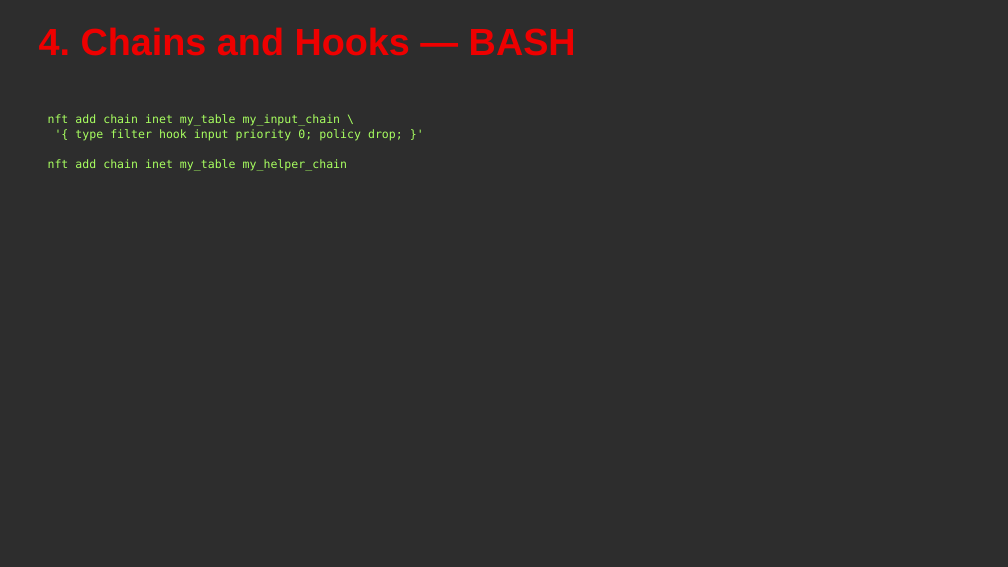
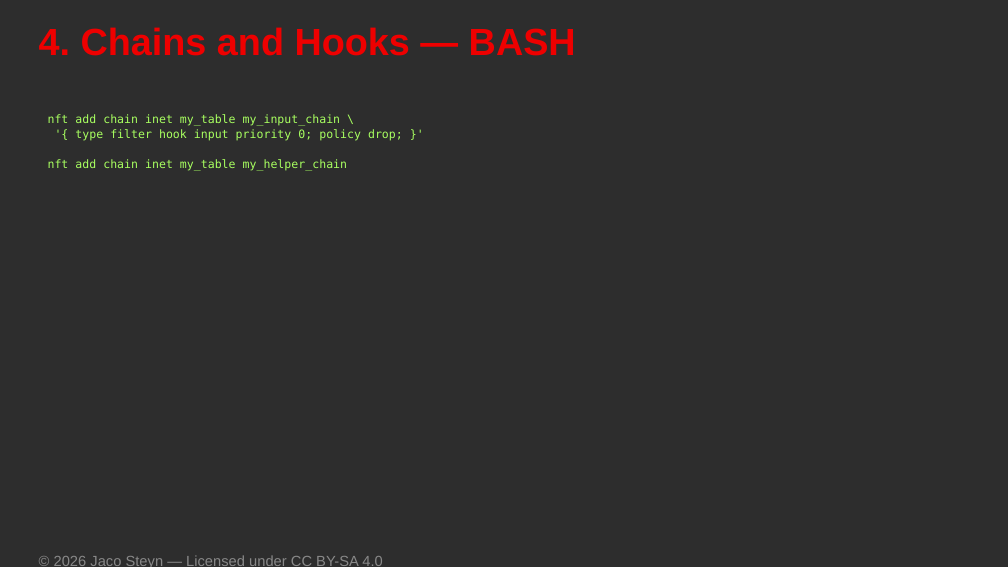
Before and after one commit to UncleJS/course_firewalld, a slide deck: slide 9 of slides/02-nftables-fundamentals.odp. Drawn at 1008x567 pixels with LibreOffice and Linux fonts; fonts in the diff are those of the drawing. Boxes give left, top, right and bottom in pixels: in the first picture for what was removed or moved away, otherwise in the second. Text is boxed around its words. In the diff, an @@ line names an element or a change of style, - is before the commit and + after.

```diff
--- a/slides/02-nftables-fundamentals.odp
+++ b/slides/02-nftables-fundamentals.odp
@@ text added at [54,555,382,567], 14 pt, text #888888 @@
+© 2026 Jaco Steyn — Licensed under CC BY-SA 4.0
```
Also in this commit, not shown: 41 other slides changed, 33 other files.
